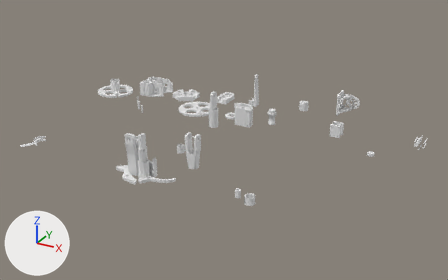
The Blender file robot-parts/robot-parts-2.blend: old version first, new version second.
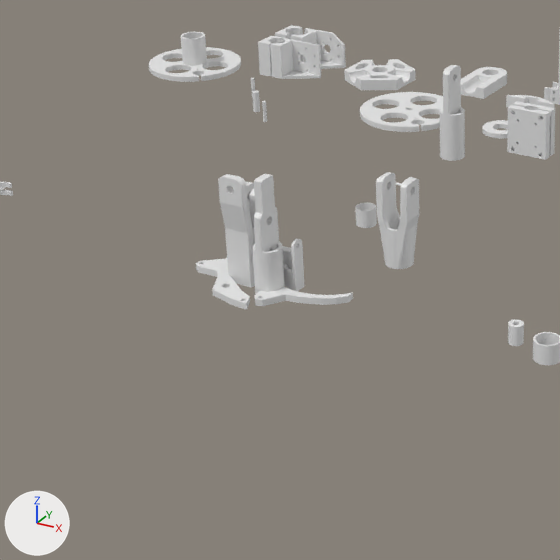
There are two pictures of each version: one whole from a camera (50 mm lens) standing at (912.0, -1219.0, 766.0) and looking at (75.0, 301.0, 6.0), one close up on the part from 9% to 57% of the width and 24% to 100% of the height. The axes (+X, +Y, +Z) are drawn at lower left. The lights are the same throughout.

Objects in the first close-up: 'arm-upper', 'base', 'base-disk', 'claw-L', 'claw-R', 'disk', 'elbow-joint', 'finger-piece', 'hand-piece', 'joint-m', 'motor-mount-2', 'mount1-2', 'mount3-4', 'thumb-piece', 'wrist'.
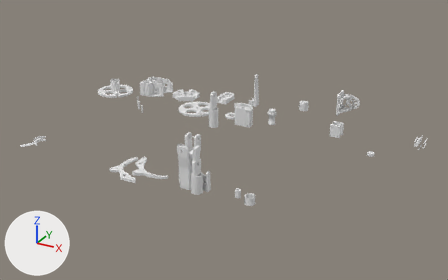
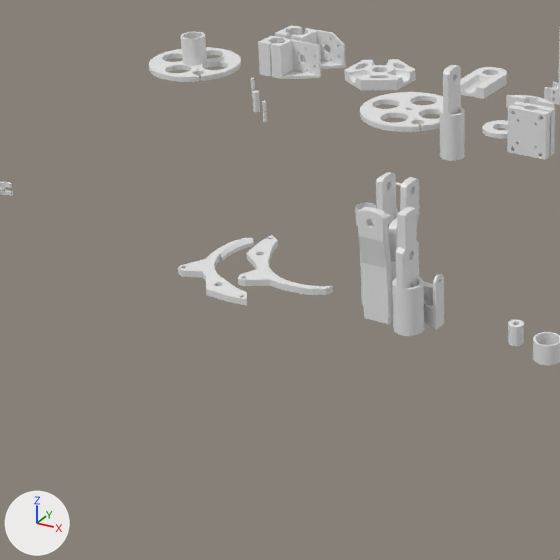
Commit message: autosync claw update

The change, as a diff of the scene's bpy script:
```diff
--- a/robot-parts/robot-parts-2.blend.py
+++ b/robot-parts/robot-parts-2.blend.py
@@ ob_claw_r @@
 ob_claw_r = bpy.data.objects.new('claw-R', me_cylinder_017)
-ob_claw_r.location = (-27.0, 10.0, 0.0)
-ob_claw_r.rotation_euler = (-0.00137, 0.00191, -3.906)  # degrees (-0.1, 0.1, -224)
-ob_claw_r.scale = (64.7, -64.7, 1.0)
+ob_claw_r.location = (-50.0, 44.0, 0.0)
+ob_claw_r.rotation_euler = (-0.00137, 0.00191, -1.037)  # degrees (-0.1, 0.1, -59)
+ob_claw_r.scale = (-64.7, 64.7, 1.0)
@@ ob_hand_piece @@
 ob_hand_piece = bpy.data.objects.new('hand-piece', me_circle_016)
-ob_hand_piece.location = (2.0, -12.0, 0.0)
+ob_hand_piece.location = (169.0, -12.0, 0.0)
 ob_hand_piece.scale = (11.2, 11.2, 11.2)
@@ ob_arm_upper @@
 ob_arm_upper = bpy.data.objects.new('arm-upper', me_circle_015)
-ob_arm_upper.location = (-34.0, -11.0, 0.0)
+ob_arm_upper.location = (132.0, -11.0, 0.0)
 ob_arm_upper.rotation_euler = (0.0, 0.0, -1.571)  # degrees (0, 0, -90)
@@ ob_claw_l @@
 ob_claw_l = bpy.data.objects.new('claw-L', me_cylinder_013)
-ob_claw_l.location = (-36.0, -36.0, 0.0)
-ob_claw_l.rotation_euler = (-0.00137, 0.00191, -0.664)  # degrees (-0.1, 0.1, -38)
+ob_claw_l.location = (-44.0, -37.0, 0.0)
+ob_claw_l.rotation_euler = (-0.00137, 0.00191, -0.459)  # degrees (-0.1, 0.1, -26)
 ob_claw_l.scale = (64.7, 64.7, 1.0)
@@ ob_finger_piece @@
 ob_finger_piece = bpy.data.objects.new('finger-piece', me_circle_017)
-ob_finger_piece.location = (1.0, 19.0, 0.0)
+ob_finger_piece.location = (167.0, 19.0, 0.0)
 ob_finger_piece.scale = (11.2, 11.2, 11.2)
@@ ob_elbow_joint @@
 ob_elbow_joint = bpy.data.objects.new('elbow-joint', me_circle_012)
-ob_elbow_joint.location = (-33.0, 16.0, 0.0)
+ob_elbow_joint.location = (133.0, 16.0, 0.0)
 ob_elbow_joint.scale = (11.2, 11.2, 11.2)
@@ ob_thumb_piece @@
 ob_thumb_piece = bpy.data.objects.new('thumb-piece', me_cube_005)
-ob_thumb_piece.location = (15.0, 6.0, 0.0)
+ob_thumb_piece.location = (181.0, 6.0, 0.0)
 ob_thumb_piece.rotation_euler = (0.0, 3.142, 0.0)  # degrees (0, 180, 0)
```

Pixel boxes [x1, y1, x2, y2] of what changed, in the close-ups (560 x 560 px):
'arm-upper', moved
    before: [218, 174, 255, 287]
    after: [358, 207, 396, 324]
'hand-piece', moved
    before: [252, 174, 285, 294]
    after: [392, 206, 424, 336]
'claw-R', moved, turned, rescaled
    before: [254, 287, 353, 306]
    after: [238, 235, 333, 295]
'claw-L', moved, turned
    before: [196, 258, 250, 310]
    after: [178, 238, 254, 306]
'thumb-piece', moved
    before: [284, 239, 304, 291]
    after: [424, 274, 444, 330]
'elbow-joint', moved
    before: [246, 182, 256, 228]
    after: [372, 214, 398, 262]
'finger-piece', moved
    before: [283, 246, 292, 269]
    after: [424, 282, 433, 306]
